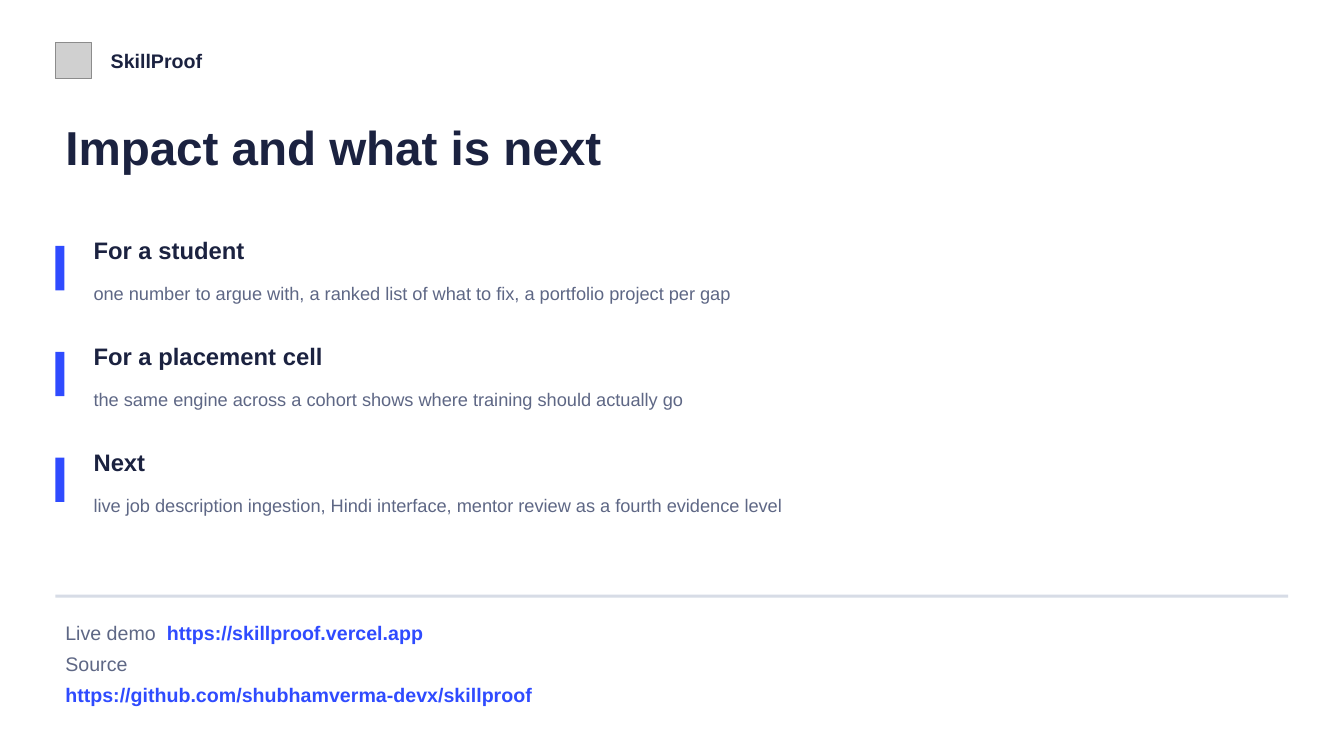
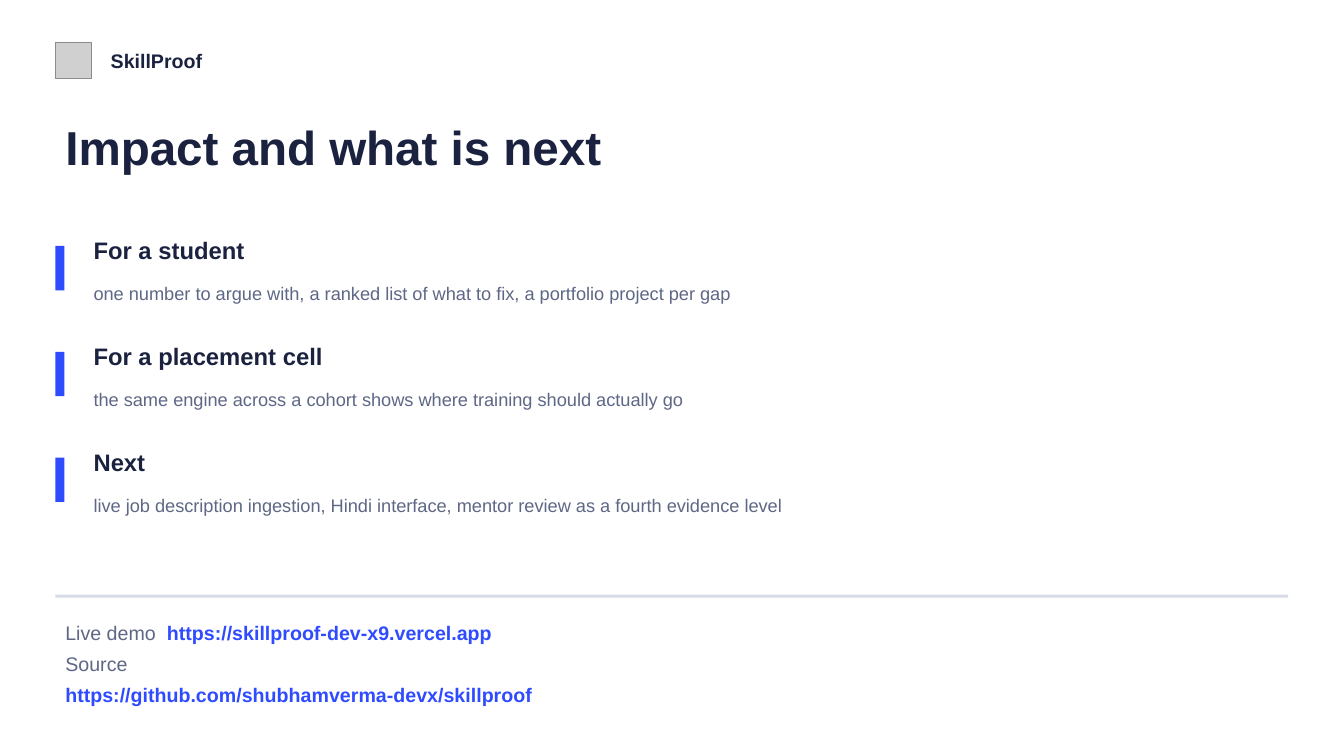
Before and after one commit to shubhamverma-devx/skillproof, a slide deck: slide 12 of docs/SkillProof_Pitch.pptx. Drawn at 1344x756 pixels with LibreOffice and Linux fonts; fonts in the diff are those of the drawing; grey boxes stand for pictures. Boxes give left, top, right and bottom in pixels: in the first picture for what was removed or moved away, otherwise in the second. Text is boxed around its words. In the diff, an @@ line names an element or a change of style, - is before the commit and + after.

Commit message:
docs: point the readme, deck and voice over at the live deployment

```diff
--- a/docs/SkillProof_Pitch.pptx
+++ b/docs/SkillProof_Pitch.pptx
@@ text at [65, 625, 492, 644]: text changed @@
-Live demo https://skillproof.vercel.app
+Live demo https://skillproof-dev-x9.vercel.app
```
Also in this commit, not shown: 29 other files.
